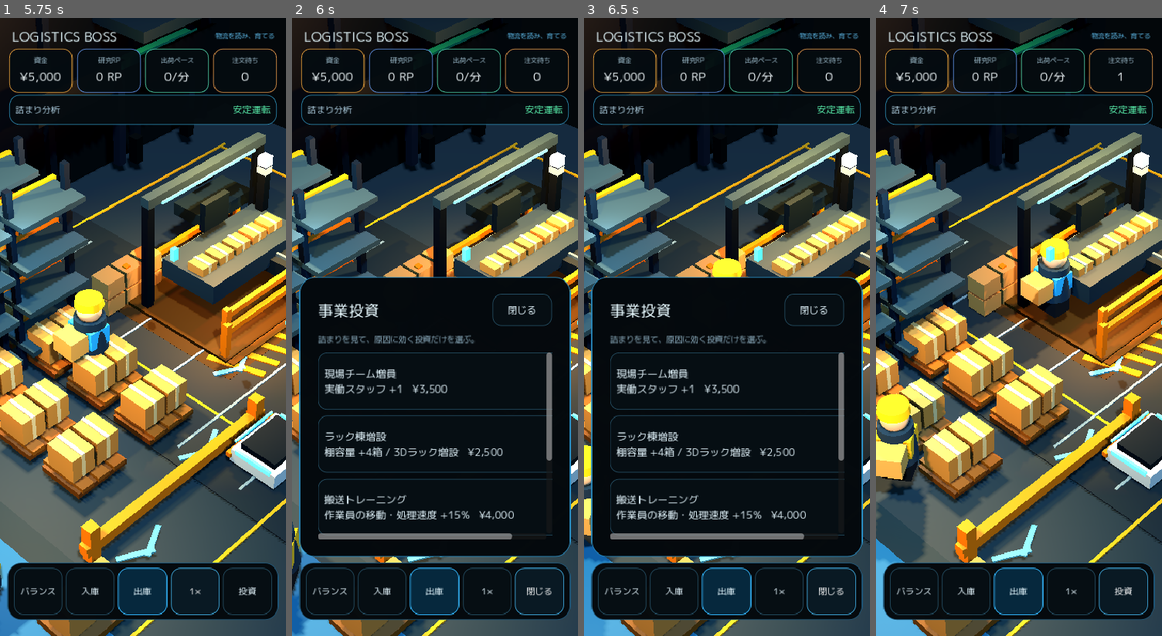
Above: before the commit, frames 1-4 (left to right).
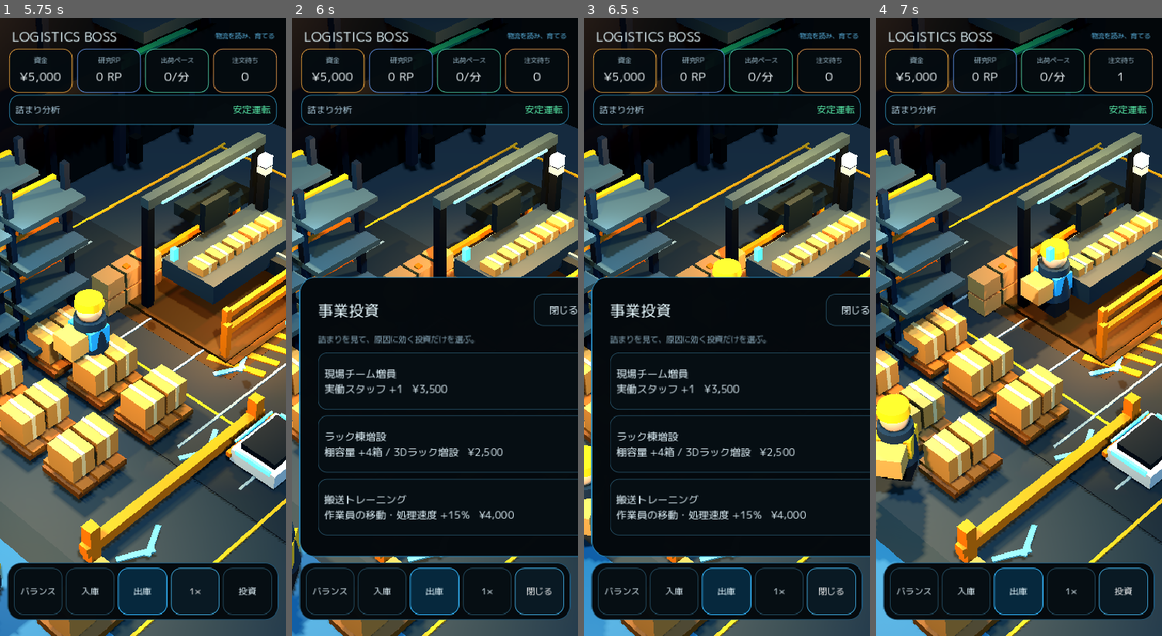
Above: after the commit, the same moments.

Repository: 48wr9f4wgp-lab/Logistics-Boss
Game: Godot game, scene res://scenes/main.tscn
Two runs of this game, one before a commit and one after it. Both use one fixed random seed, a clock stepped at 60 frames per second and the inputs below.
Inputs:
- Up to frame 1 (5.75 s): click "バランス" at 0.5 s; click "入庫" at 1.25 s; click "出庫" at 2 s; click "1×" at 2.75 s; click "2×" at 3.5 s; click "4×" at 4.25 s; click "Ⅱ" at 5 s
- Up to frame 2 (6 s): click "投資" at 5.75 s
- Up to frame 3 (6.5 s): no input
- Up to frame 4 (7 s): click "閉じる" at 6.5 s

Frame 1 is identical in both runs. In frame 2, 2.8% of the frame differs, in the area x 9-100%, y 41-88%; in frame 3, 2.8%; in frame 4, nothing differs.

Commit message:
Polish mobile investment overlays from iPhone review

Diff:
--- a/godot/ui/game_hud_ja.gd
+++ b/godot/ui/game_hud_ja.gd
@@ -19,6 +19,7 @@
 
 func _process(delta: float) -> void:
     super._process(delta)
+    _sync_transient_overlay_positions()
     if _measurement_timer > 0.0:
         _measurement_timer -= delta
         if _measurement_timer <= 0.0 and _measurement_panel != null:
@@ -112,8 +113,8 @@
     _measurement_panel.anchor_right = 0.92
     _measurement_panel.anchor_top = 1.0
     _measurement_panel.anchor_bottom = 1.0
-    _measurement_panel.offset_top = -194.0
-    _measurement_panel.offset_bottom = -110.0
+    _measurement_panel.offset_top = -184.0
+    _measurement_panel.offset_bottom = -116.0
     _measurement_panel.add_theme_stylebox_override(
         "panel",
         _panel_style(Color(0.018, 0.055, 0.075, 0.97), Color(0.18, 0.72, 0.96, 0.92), 14)
@@ -140,6 +141,7 @@
 
     if _sheet != null:
         _sheet.offset_bottom = -108.0
+        _disable_horizontal_sheet_scroll(_sheet)
 
     if _toast_panel != null:
         _toast_panel.anchor_top = 0.58
@@ -151,6 +153,39 @@
 
     if _toast != null:
         _toast.add_theme_font_size_override("font_size", 14)
+
+    _sync_transient_overlay_positions()
+
+
+func _disable_horizontal_sheet_scroll(node: Node) -> void:
+    if node is ScrollContainer:
+        (node as ScrollContainer).horizontal_scroll_mode = ScrollContainer.SCROLL_MODE_DISABLED
+
+    for child in node.get_children():
+        _disable_horizontal_sheet_scroll(child)
+
+
+func _sync_transient_overlay_positions() -> void:
+    var sheet_open := _sheet != null and _sheet.visible
+
+    if _toast_panel != null:
+        var toast_anchor := 0.37 if sheet_open else 0.58
+        _toast_panel.anchor_top = toast_anchor
+        _toast_panel.anchor_bottom = toast_anchor
+        _toast_panel.offset_top = -19.0
+        _toast_panel.offset_bottom = 19.0
+
+    if _measurement_panel != null:
+        if sheet_open:
+            _measurement_panel.anchor_top = 0.30
+            _measurement_panel.anchor_bottom = 0.30
+            _measurement_panel.offset_top = -28.0
+            _measurement_panel.offset_bottom = 28.0
+        else:
+            _measurement_panel.anchor_top = 1.0
+            _measurement_panel.anchor_bottom = 1.0
+            _measurement_panel.offset_top = -184.0
+            _measurement_panel.offset_bottom = -116.0
 
 
 func _find_bottom_dock() -> PanelContainer:
